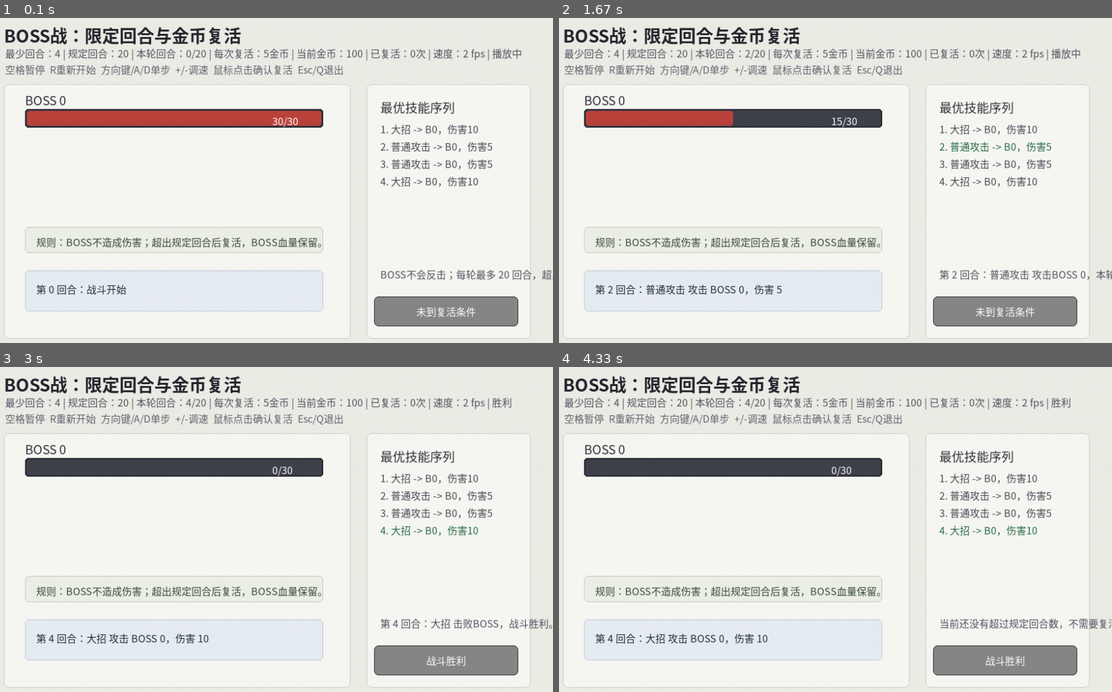
Above: before the commit, frames 1-4 (two rows, left to right).
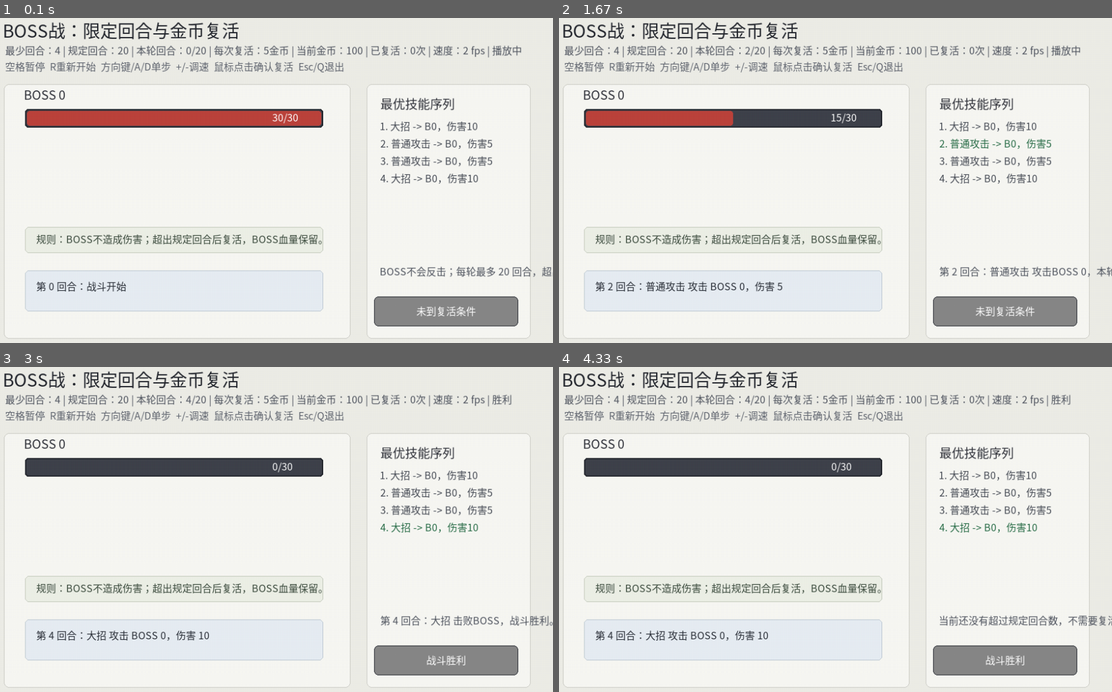
Above: after the commit, the same moments.

Repository: zads1346/maze-adventure
Game: pygame game, started from visualize_boss.py
Two runs of this game, one before a commit and one after it. Both use one fixed random seed, a clock stepped at 60 frames per second and the inputs below.
Inputs (mouse positions are in pixels of both pictures, inside the frame that each line leads up to):
- Up to frame 1 (0.1 s): no input
- Up to frame 2 (1.67 s): tap Space at 0.33, 0.73, 1.03, 1.23 s
- Up to frame 3 (3 s): no input
- Up to frame 4 (4.33 s): click (1006, 659) at 3.38 s

The runs differ from the first frame. In frame 1, 8.1% of the frame differs, in the area x 0-100%, y 1-92%; in frame 2, 8.4%; in frame 3, 8.2%; in frame 4, 8.3%.

Commit message:
fix: pygame chinese font rendering in WSL

Diff:
--- a/maze_adventure/visual_fonts.py
+++ b/maze_adventure/visual_fonts.py
@@ -1,20 +1,108 @@
 from __future__ import annotations
 
+import os
 
-CHINESE_FONT_CANDIDATES = (
+# Direct font file paths for WSL - check .ttc first (msyh), fallback to .ttf (simhei)
+_FONT_PATHS = (
+    "/mnt/c/Windows/Fonts/msyh.ttc",
+    "/mnt/c/Windows/Fonts/simhei.ttf",
+    "/mnt/c/Windows/Fonts/simsun.ttc",
+    "/mnt/c/Windows/Fonts/simkai.ttf",
+    "C:/Windows/Fonts/msyh.ttc",
+    "C:/Windows/Fonts/simhei.ttf",
+    "C:/Windows/Fonts/simsun.ttc",
+    "/usr/share/fonts/truetype/wqy/wqy-microhei.ttc",
+    "/usr/share/fonts/opentype/noto/NotoSansCJK-Regular.ttc",
+    "/usr/share/fonts/truetype/droid/DroidSansFallbackFull.ttf",
+)
+
+CHINESE_FONT_NAMES = (
+    "microsoftyahei",
+    "simhei",
+    "simsun",
+    "notosanscjk",
+    "wqy-microhei",
+    "Microsoft YaHei",
+    "SimHei",
     "Noto Sans CJK SC",
     "WenQuanYi Micro Hei",
-    "Microsoft YaHei",
-    "SimHei",
     "PingFang SC",
     "Arial Unicode MS",
-    "DejaVu Sans",
 )
 
 
 def get_font(pygame, size: int, bold: bool = False):
-    for name in CHINESE_FONT_CANDIDATES:
-        path = pygame.font.match_font(name, bold=bold)
-        if path:
-            return pygame.font.Font(path, size)
+    """Return a pygame Font that supports Chinese characters."""
+
+    # 1) Try freetype module first (better CJK support)
+    try:
+        import pygame.freetype
+        if not pygame.freetype.was_init():
+            pygame.freetype.init()
+
+        for path in _FONT_PATHS:
+            if os.path.isfile(path):
+                try:
+                    font = pygame.freetype.Font(path, size=size)
+                    font.antialiased = True
+                    # Test CJK rendering
+                    test_rect = font.get_rect("\u4e2d")
+                    if test_rect.width > 4:
+                        # Wrap as a pygame.font.Font-compatible object
+                        return _FreetypeAdapter(font, size)
+                except Exception:
+                    continue
+
+        # Try freetype SysFont
+        for name in ("microsoftyahei", "simhei", "notosanscjk"):
+            try:
+                font = pygame.freetype.SysFont(name, size=size)
+                test_rect = font.get_rect("\u4e2d")
+                if test_rect.width > 4:
+                    return _FreetypeAdapter(font, size)
+            except Exception:
+                continue
+    except Exception:
+        pass
+
+    # 2) Try direct file paths with pygame.font.Font
+    for path in _FONT_PATHS:
+        if os.path.isfile(path):
+            try:
+                font = pygame.font.Font(path, size)
+                test = font.render("\u4e2d", True, (255, 255, 255))
+                if test.get_width() > 4:
+                    return font
+            except Exception:
+                continue
+
+    # 3) SysFont with Chinese verification
+    for name in CHINESE_FONT_NAMES:
+        try:
+            font = pygame.font.SysFont(name, size, bold=bold)
+            test = font.render("\u4e2d", True, (255, 255, 255))
+            if test.get_width() > 4:
+                return font
+        except Exception:
+            continue
+
+    # 4) Fallback
     return pygame.font.SysFont(None, size, bold=bold)
+
+
+class _FreetypeAdapter:
+    """Adapt pygame.freetype.Font to look like pygame.font.Font."""
+
+    def __init__(self, ft_font, size: int):
+        self._ft = ft_font
+        self._size = size
+
+    def render(self, text: str, antialias: bool, color, background=None):
+        fg = color
+        bg = background
+        surf, rect = self._ft.render(text, fg, bg, size=self._size)
+        return surf
+
+    def size(self, text: str):
+        rect = self._ft.get_rect(text, size=self._size)
+        return (rect.width, rect.height)
